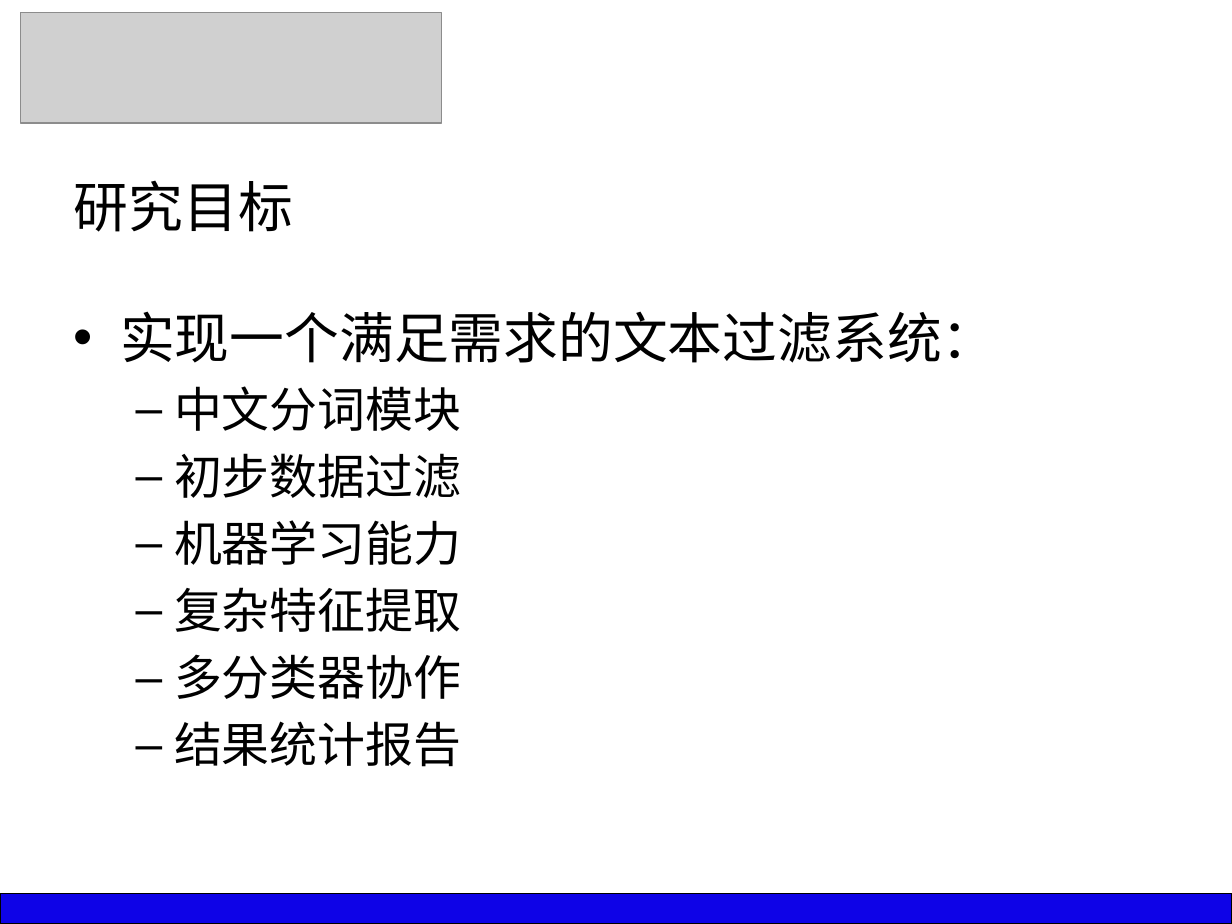
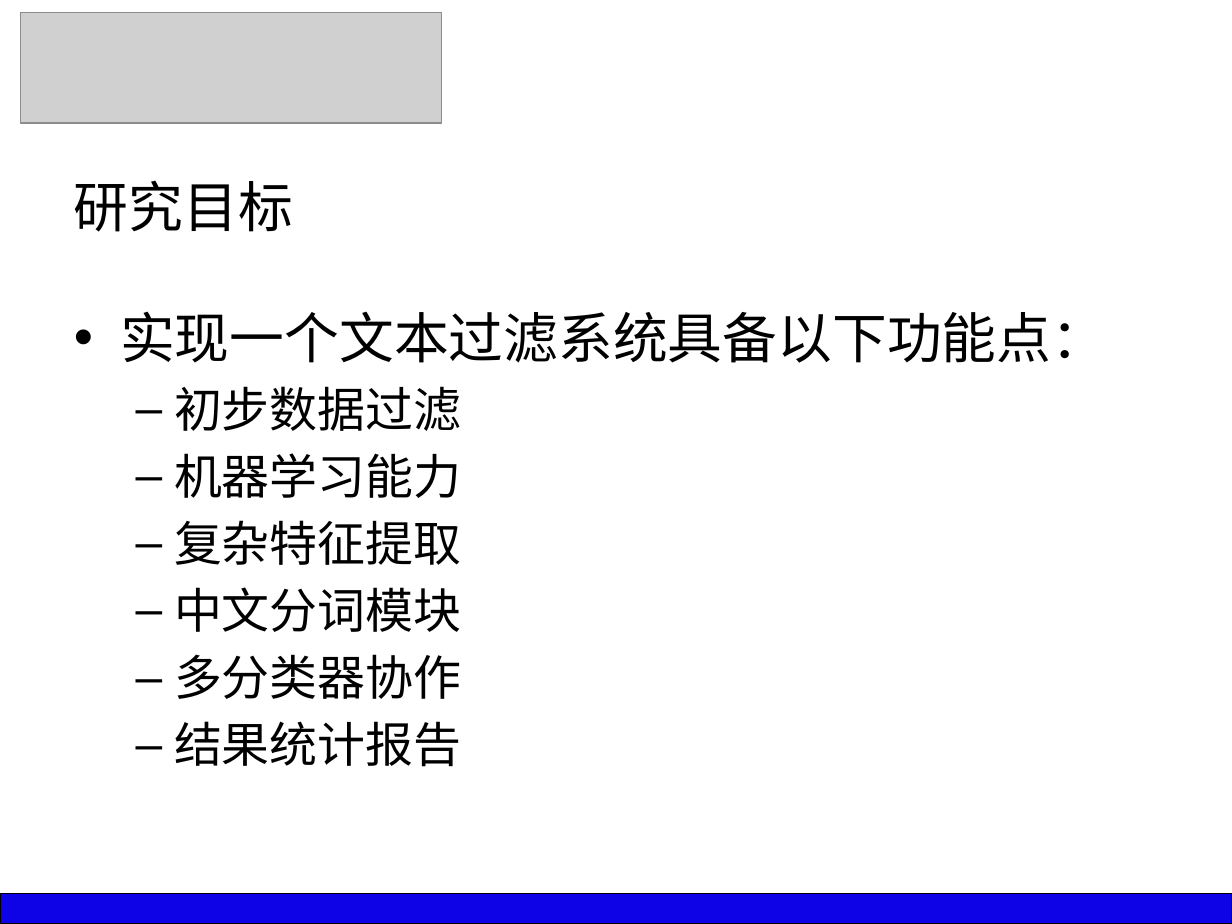
Before and after one commit to silver6wings/WeiboFilter, a slide deck: slide 4 of _Paper/GS11211B8 于俊超 毕业答辩PPT.pptx (slide 3 before the commit). Drawn at 1232x924 pixels with LibreOffice and Linux fonts; fonts in the diff are those of the drawing; grey boxes stand for pictures. Boxes give left, top, right and bottom in pixels: in the first picture for what was removed or moved away, otherwise in the second. Text is boxed around its words. In the diff, an @@ line names an element or a change of style, - is before the commit and + after.

```diff
--- a/_Paper/GS11211B8 于俊超 毕业答辩PPT.pptx
+++ b/_Paper/GS11211B8 于俊超 毕业答辩PPT.pptx
@@ text at box(120, 311, 1106, 363): text changed; font Calibri to Noto Sans CJK SC @@
-• 实现一个满足需求的文本过滤系统：
-  – 中文分词模块
+• 实现一个文本过滤系统具备以下功能点：
@@ text at box(174, 386, 461, 767): font Calibri to Noto Sans CJK SC in "初步数据过滤", "机器学习能力", "复杂特征提取", "多分类器协作" and 1 more places @@
@@ text at box(174, 587, 461, 632): paragraph added @@
+  – 中文分词模块
```
Also in this commit, not shown: 13 other slides changed, 2 other files.
